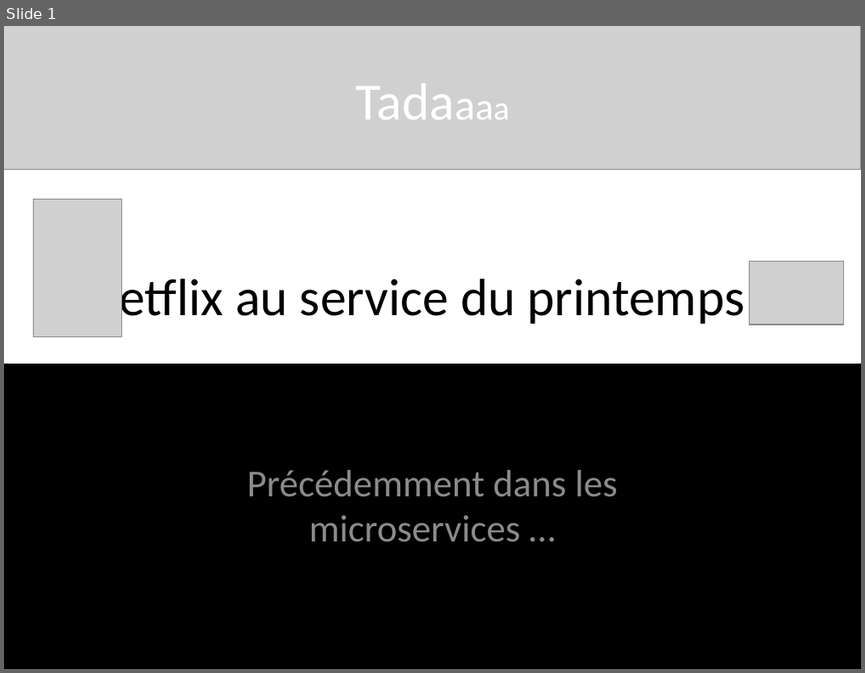
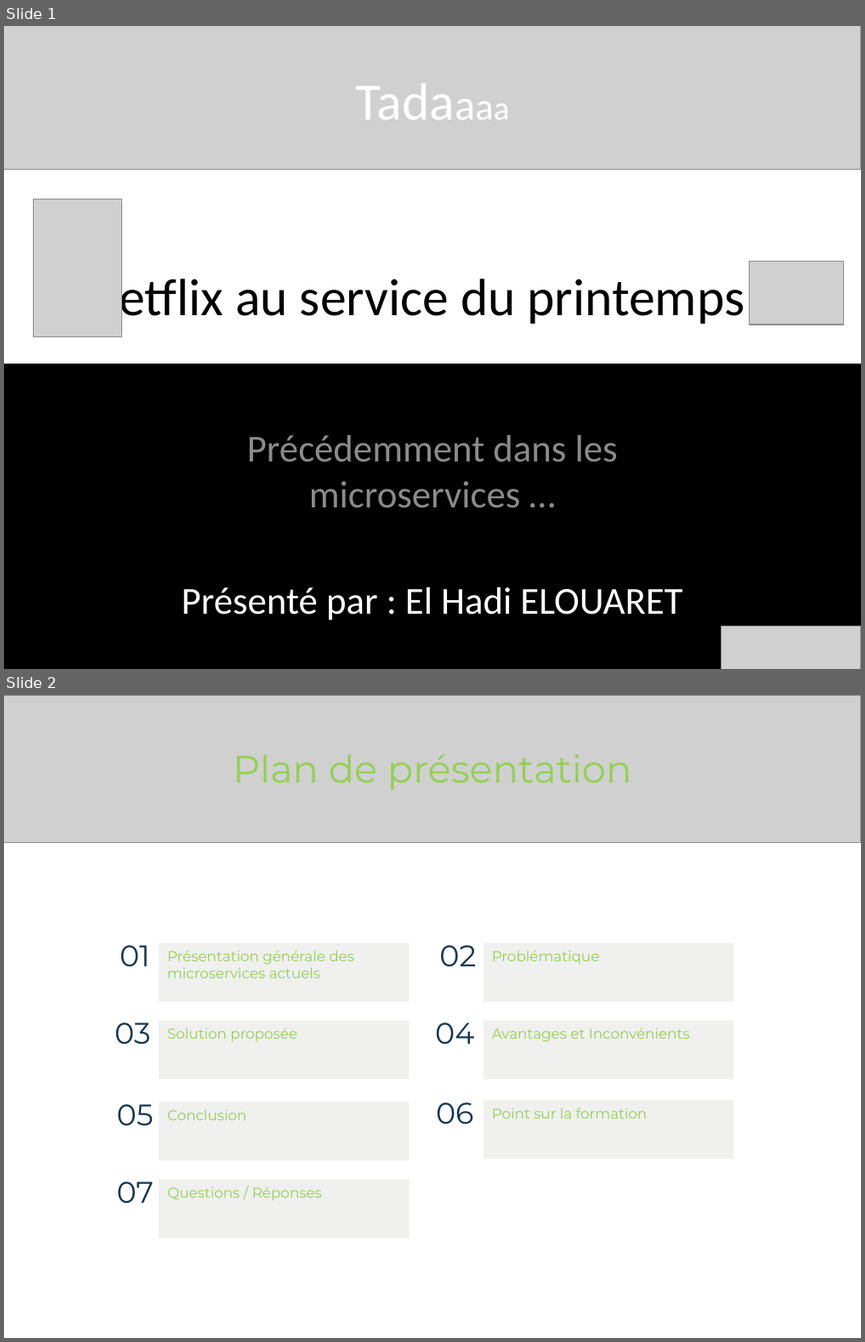
Before and after one commit to Elouaret/spring-cloud, a slide deck: Netflix_au_service_du_printemps.pptx. Shown one above the other, each under a label of ours: slide 1 before the commit, slides 1 and 2 after it. The pictures are 865x673 and 865x1342 pixels, drawn with LibreOffice and Linux fonts; fonts in the diff are those of the drawing; grey boxes stand for pictures. Boxes give left, top, right and bottom in pixels: in the first picture for what was removed or moved away, otherwise in the second. Text is boxed around its words. In the diff, an @@ line names an element or a change of style, - is before the commit and + after.

```diff
--- a/Netflix_au_service_du_printemps.pptx
+++ b/Netflix_au_service_du_printemps.pptx
@@ slide 2 added at (4,695,861,1338), background #FFFFFF @@
@@ picture added at (4,695,861,842) @@
@@ title added at (233,755,631,790), 32 pt, text #92D050 @@
+Plan de présentation
@@ text added at (120,945,150,967), 25 pt, text #153650 @@
+01
@@ rectangle added at (159,942,409,1001), fill #F0F0EF, 12 pt, text #92D050 @@
+Présentation générale des microservices actuels
@@ text added at (439,945,476,967), 25 pt, text #153650 @@
+02
@@ rectangle added at (483,942,733,1001), fill #F0F0EF, 12 pt, text #92D050 @@
+Problématique
@@ text added at (114,1022,151,1044), 25 pt, text #153650 @@
+03
@@ rectangle added at (159,1021,409,1079), fill #F0F0EF, 12 pt, text #92D050 @@
+Solution proposée
@@ text added at (435,1022,474,1044), 25 pt, text #153650 @@
+04
@@ rectangle added at (483,1021,733,1079), fill #F0F0EF, 12 pt, text #92D050 @@
+Avantages et Inconvénients
@@ rectangle added at (159,1102,409,1160), fill #F0F0EF, 12 pt, text #92D050 @@
+Conclusion
@@ text added at (436,1102,473,1124), 25 pt, text #153650 @@
+06
@@ rectangle added at (483,1100,733,1158), fill #F0F0EF, 12 pt, text #92D050 @@
+Point sur la formation
@@ text added at (117,1104,154,1126), 25 pt, text #153650 @@
+05
@@ text added at (117,1181,154,1203), 25 pt, text #153650 @@
+07
@@ rectangle added at (159,1179,409,1237), fill #F0F0EF, 12 pt, text #92D050 @@
+Questions / Réponses
@@ slide 1 changed as well @@
@@ subtitle "Précédemment dans les microservices …": place and size @@
-subtitle "Précédemment dans les microservices …" at (247,470,618,542)
+subtitle "Précédemment dans les microservices …" at (182,435,682,620)
@@ subtitle at (182,587,682,620): paragraph added @@
+Présenté par : El Hadi ELOUARET
@@ picture added at (721,626,861,669) @@
```
Also in this commit, not shown: 4 other slides changed, 6 other slides added, 4 slides removed, 5 other files.
